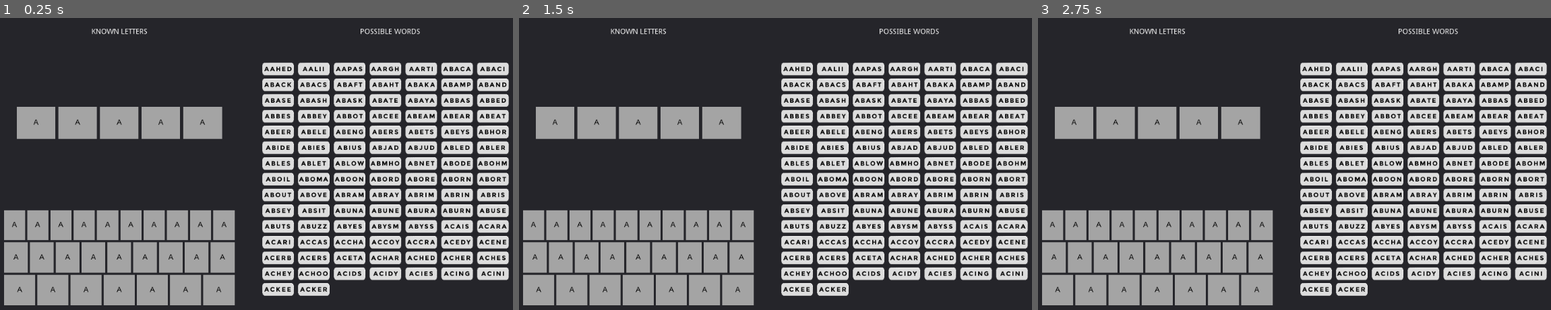
Above: before the commit, frames 1-3 (left to right).
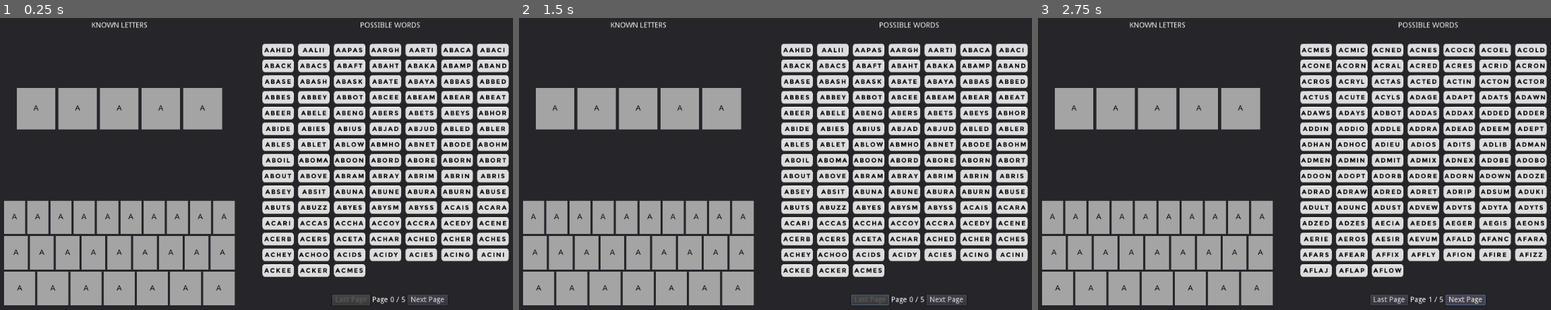
Above: after the commit, the same moments.

Repository: occultnix/WordleHelper
Game: Godot game, scene res://scenes/MAIN.tscn
The game is run twice, just before and just after one commit, with the same random seed, the same clock (stepped at 60 frames per second) and the same inputs.
Inputs (mouse positions are in pixels of both pictures, inside the frame that each line leads up to):
- Up to frame 1 (0.25 s): no input
- Up to frame 2 (1.5 s): click (944, 301) at 0.5 s, where only the run after the commit has a clickable "Next Page"; click (867, 301) at 1.25 s, where only the run after the commit has a clickable "Last Page"
- Up to frame 3 (2.75 s): click (1463, 301) at 2 s, where only the run after the commit has a clickable "Next Page"

The runs differ from the first frame. In frame 1, 35% of the frame differs, in the area x 0-100%, y 1-99%; in frame 2, 35%; in frame 3, 35%.

Commit message:
Add pagination to word list
Added pagination so all available words are accessible and browsable. Tweaked UI margins so UI elements don't resize based on visible words.

Diff:
--- a/Wordle Helper/scenes/MAIN.tscn
+++ b/Wordle Helper/scenes/MAIN.tscn
@@ -1,9 +1,10 @@
-[gd_scene load_steps=5 format=2]
+[gd_scene load_steps=6 format=2]
 
 [ext_resource path="res://scenes/letterbox.tscn" type="PackedScene" id=1]
 [ext_resource path="res://scripts/PossibleWords.gd" type="Script" id=2]
 [ext_resource path="res://scripts/MAIN.gd" type="Script" id=3]
 [ext_resource path="res://scripts/WordList.gd" type="Script" id=4]
+[ext_resource path="res://scripts/pagination.gd" type="Script" id=5]
 
 [node name="Control" type="Control"]
 anchor_right = 1.0
@@ -27,22 +28,22 @@
 
 [node name="LeftLabelMargins" type="MarginContainer" parent="MAIN UI/Left"]
 margin_right = 510.0
-margin_bottom = 86.0
-size_flags_horizontal = 3
-custom_constants/margin_top = 36
-custom_constants/margin_bottom = 36
+margin_bottom = 50.0
+size_flags_horizontal = 3
+custom_constants/margin_top = 24
+custom_constants/margin_bottom = 12
 
 [node name="LeftLabel" type="Label" parent="MAIN UI/Left/LeftLabelMargins"]
-margin_top = 36.0
-margin_right = 510.0
-margin_bottom = 50.0
+margin_top = 24.0
+margin_right = 510.0
+margin_bottom = 38.0
 text = "KNOWN LETTERS"
 align = 1
 
 [node name="LetterPositions" type="MarginContainer" parent="MAIN UI/Left"]
-margin_top = 90.0
-margin_right = 510.0
-margin_bottom = 343.0
+margin_top = 54.0
+margin_right = 510.0
+margin_bottom = 325.0
 size_flags_horizontal = 3
 size_flags_vertical = 3
 custom_constants/margin_right = 60
@@ -54,7 +55,7 @@
 margin_left = 60.0
 margin_top = 96.0
 margin_right = 450.0
-margin_bottom = 157.0
+margin_bottom = 175.0
 size_flags_horizontal = 3
 size_flags_vertical = 3
 custom_constants/separation = 6
@@ -62,40 +63,40 @@
 
 [node name="Position1" parent="MAIN UI/Left/LetterPositions/Letters" instance=ExtResource( 1 )]
 margin_right = 73.0
-margin_bottom = 61.0
+margin_bottom = 79.0
 size_flags_horizontal = 3
 size_flags_vertical = 3
 
 [node name="Position2" parent="MAIN UI/Left/LetterPositions/Letters" instance=ExtResource( 1 )]
 margin_left = 79.0
 margin_right = 152.0
-margin_bottom = 61.0
+margin_bottom = 79.0
 size_flags_horizontal = 3
 size_flags_vertical = 3
 
 [node name="Position3" parent="MAIN UI/Left/LetterPositions/Letters" instance=ExtResource( 1 )]
 margin_left = 158.0
 margin_right = 231.0
-margin_bottom = 61.0
+margin_bottom = 79.0
 size_flags_horizontal = 3
 size_flags_vertical = 3
 
 [node name="Position4" parent="MAIN UI/Left/LetterPositions/Letters" instance=ExtResource( 1 )]
 margin_left = 237.0
 margin_right = 310.0
-margin_bottom = 61.0
+margin_bottom = 79.0
 size_flags_horizontal = 3
 size_flags_vertical = 3
 
 [node name="Position5" parent="MAIN UI/Left/LetterPositions/Letters" instance=ExtResource( 1 )]
 margin_left = 316.0
 margin_right = 390.0
-margin_bottom = 61.0
+margin_bottom = 79.0
 size_flags_horizontal = 3
 size_flags_vertical = 3
 
 [node name="KeyboardMargins" type="MarginContainer" parent="MAIN UI/Left"]
-margin_top = 347.0
+margin_top = 329.0
 margin_right = 510.0
 margin_bottom = 600.0
 size_flags_horizontal = 3
@@ -109,206 +110,206 @@
 margin_left = 36.0
 margin_top = 36.0
 margin_right = 474.0
-margin_bottom = 217.0
+margin_bottom = 235.0
 size_flags_horizontal = 3
 size_flags_vertical = 3
 
 [node name="TopRow" type="HBoxContainer" parent="MAIN UI/Left/KeyboardMargins/Keyboard"]
 margin_right = 438.0
-margin_bottom = 57.0
+margin_bottom = 63.0
 size_flags_horizontal = 3
 size_flags_vertical = 3
 
 [node name="Q" parent="MAIN UI/Left/KeyboardMargins/Keyboard/TopRow" instance=ExtResource( 1 )]
 margin_right = 40.0
-margin_bottom = 57.0
+margin_bottom = 63.0
 size_flags_horizontal = 3
 size_flags_vertical = 3
 
 [node name="W" parent="MAIN UI/Left/KeyboardMargins/Keyboard/TopRow" instance=ExtResource( 1 )]
 margin_left = 44.0
 margin_right = 84.0
-margin_bottom = 57.0
+margin_bottom = 63.0
 size_flags_horizontal = 3
 size_flags_vertical = 3
 
 [node name="E" parent="MAIN UI/Left/KeyboardMargins/Keyboard/TopRow" instance=ExtResource( 1 )]
 margin_left = 88.0
 margin_right = 128.0
-margin_bottom = 57.0
+margin_bottom = 63.0
 size_flags_horizontal = 3
 size_flags_vertical = 3
 
 [node name="R" parent="MAIN UI/Left/KeyboardMargins/Keyboard/TopRow" instance=ExtResource( 1 )]
 margin_left = 132.0
 margin_right = 172.0
-margin_bottom = 57.0
+margin_bottom = 63.0
 size_flags_horizontal = 3
 size_flags_vertical = 3
 
 [node name="T" parent="MAIN UI/Left/KeyboardMargins/Keyboard/TopRow" instance=ExtResource( 1 )]
 margin_left = 176.0
 margin_right = 217.0
-margin_bottom = 57.0
+margin_bottom = 63.0
 size_flags_horizontal = 3
 size_flags_vertical = 3
 
 [node name="Y" parent="MAIN UI/Left/KeyboardMargins/Keyboard/TopRow" instance=ExtResource( 1 )]
 margin_left = 221.0
 margin_right = 261.0
-margin_bottom = 57.0
+margin_bottom = 63.0
 size_flags_horizontal = 3
 size_flags_vertical = 3
 
 [node name="U" parent="MAIN UI/Left/KeyboardMargins/Keyboard/TopRow" instance=ExtResource( 1 )]
 margin_left = 265.0
 margin_right = 305.0
-margin_bottom = 57.0
+margin_bottom = 63.0
 size_flags_horizontal = 3
 size_flags_vertical = 3
 
 [node name="I" parent="MAIN UI/Left/KeyboardMargins/Keyboard/TopRow" instance=ExtResource( 1 )]
 margin_left = 309.0
 margin_right = 349.0
-margin_bottom = 57.0
+margin_bottom = 63.0
 size_flags_horizontal = 3
 size_flags_vertical = 3
 
 [node name="O" parent="MAIN UI/Left/KeyboardMargins/Keyboard/TopRow" instance=ExtResource( 1 )]
 margin_left = 353.0
 margin_right = 393.0
-margin_bottom = 57.0
+margin_bottom = 63.0
 size_flags_horizontal = 3
 size_flags_vertical = 3
 
 [node name="P" parent="MAIN UI/Left/KeyboardMargins/Keyboard/TopRow" instance=ExtResource( 1 )]
 margin_left = 397.0
 margin_right = 438.0
-margin_bottom = 57.0
+margin_bottom = 63.0
 size_flags_horizontal = 3
 size_flags_vertical = 3
 
 [node name="MiddleRow" type="HBoxContainer" parent="MAIN UI/Left/KeyboardMargins/Keyboard"]
-margin_top = 61.0
-margin_right = 438.0
-margin_bottom = 119.0
+margin_top = 67.0
+margin_right = 438.0
+margin_bottom = 131.0
 size_flags_horizontal = 3
 size_flags_vertical = 3
 
 [node name="A" parent="MAIN UI/Left/KeyboardMargins/Keyboard/MiddleRow" instance=ExtResource( 1 )]
 margin_right = 45.0
-margin_bottom = 58.0
+margin_bottom = 64.0
 size_flags_horizontal = 3
 size_flags_vertical = 3
 
 [node name="S" parent="MAIN UI/Left/KeyboardMargins/Keyboard/MiddleRow" instance=ExtResource( 1 )]
 margin_left = 49.0
 margin_right = 94.0
-margin_bottom = 58.0
+margin_bottom = 64.0
 size_flags_horizontal = 3
 size_flags_vertical = 3
 
 [node name="D" parent="MAIN UI/Left/KeyboardMargins/Keyboard/MiddleRow" instance=ExtResource( 1 )]
 margin_left = 98.0
 margin_right = 143.0
-margin_bottom = 58.0
+margin_bottom = 64.0
 size_flags_horizontal = 3
 size_flags_vertical = 3
 
 [node name="F" parent="MAIN UI/Left/KeyboardMargins/Keyboard/MiddleRow" instance=ExtResource( 1 )]
 margin_left = 147.0
 margin_right = 192.0
-margin_bottom = 58.0
+margin_bottom = 64.0
 size_flags_horizontal = 3
 size_flags_vertical = 3
 
 [node name="G" parent="MAIN UI/Left/KeyboardMargins/Keyboard/MiddleRow" instance=ExtResource( 1 )]
 margin_left = 196.0
 margin_right = 241.0
-margin_bottom = 58.0
+margin_bottom = 64.0
 size_flags_horizontal = 3
 size_flags_vertical = 3
 
 [node name="H" parent="MAIN UI/Left/KeyboardMargins/Keyboard/MiddleRow" instance=ExtResource( 1 )]
 margin_left = 245.0
 margin_right = 290.0
-margin_bottom = 58.0
+margin_bottom = 64.0
 size_flags_horizontal = 3
 size_flags_vertical = 3
 
 [node name="J" parent="MAIN UI/Left/KeyboardMargins/Keyboard/MiddleRow" instance=ExtResource( 1 )]
 margin_left = 294.0
 margin_right = 339.0
-margin_bottom = 58.0
+margin_bottom = 64.0
 size_flags_horizontal = 3
 size_flags_vertical = 3
 
 [node name="K" parent="MAIN UI/Left/KeyboardMargins/Keyboard/MiddleRow" instance=ExtResource( 1 )]
 margin_left = 343.0
 margin_right = 388.0
-margin_bottom = 58.0
+margin_bottom = 64.0
 size_flags_horizontal = 3
 size_flags_vertical = 3
 
 [node name="L" parent="MAIN UI/Left/KeyboardMargins/Keyboard/MiddleRow" instance=ExtResource( 1 )]
 margin_left = 392.0
 margin_right = 438.0
-margin_bottom = 58.0
+margin_bottom = 64.0
 size_flags_horizontal = 3
 size_flags_vertical = 3
 
 [node name="BottomRow" type="HBoxContainer" parent="MAIN UI/Left/KeyboardMargins/Keyboard"]
-margin_top = 123.0
-margin_right = 438.0
-margin_bottom = 181.0
+margin_top = 135.0
+margin_right = 438.0
+margin_bottom = 199.0
 size_flags_horizontal = 3
 size_flags_vertical = 3
 
 [node name="Z" parent="MAIN UI/Left/KeyboardMargins/Keyboard/BottomRow" instance=ExtResource( 1 )]
 margin_right = 59.0
-margin_bottom = 58.0
+margin_bottom = 64.0
 size_flags_horizontal = 3
 size_flags_vertical = 3
 
 [node name="X" parent="MAIN UI/Left/KeyboardMargins/Keyboard/BottomRow" instance=ExtResource( 1 )]
 margin_left = 63.0
 margin_right = 122.0
-margin_bottom = 58.0
+margin_bottom = 64.0
 size_flags_horizontal = 3
 size_flags_vertical = 3
 
 [node name="C" parent="MAIN UI/Left/KeyboardMargins/Keyboard/BottomRow" instance=ExtResource( 1 )]
 margin_left = 126.0
 margin_right = 185.0
-margin_bottom = 58.0
+margin_bottom = 64.0
 size_flags_horizontal = 3
 size_flags_vertical = 3
 
 [node name="V" parent="MAIN UI/Left/KeyboardMargins/Keyboard/BottomRow" instance=ExtResource( 1 )]
 margin_left = 189.0
 margin_right = 248.0
-margin_bottom = 58.0
+margin_bottom = 64.0
 size_flags_horizontal = 3
 size_flags_vertical = 3
 
 [node name="B" parent="MAIN UI/Left/KeyboardMargins/Keyboard/BottomRow" instance=ExtResource( 1 )]
 margin_left = 252.0
 margin_right = 311.0
-margin_bottom = 58.0
+margin_bottom = 64.0
 size_flags_horizontal = 3
 size_flags_vertical = 3
 
 [node name="N" parent="MAIN UI/Left/KeyboardMargins/Keyboard/BottomRow" instance=ExtResource( 1 )]
 margin_left = 315.0
 margin_right = 374.0
-margin_bottom = 58.0
+margin_bottom = 64.0
 size_flags_horizontal = 3
 size_flags_vertical = 3
 
 [node name="M" parent="MAIN UI/Left/KeyboardMargins/Keyboard/BottomRow" instance=ExtResource( 1 )]
 margin_left = 378.0
 margin_right = 438.0
-margin_bottom = 58.0
+margin_bottom = 64.0
 size_flags_horizontal = 3
 size_flags_vertical = 3
 
@@ -321,22 +322,22 @@
 
 [node name="RightLabelMargins" type="MarginContainer" parent="MAIN UI/Right"]
 margin_right = 510.0
-margin_bottom = 86.0
-size_flags_horizontal = 3
-custom_constants/margin_top = 36
-custom_constants/margin_bottom = 36
+margin_bottom = 50.0
+size_flags_horizontal = 3
+custom_constants/margin_top = 24
+custom_constants/margin_bottom = 12
 
 [node name="RightLabel" type="Label" parent="MAIN UI/Right/RightLabelMargins"]
-margin_top = 36.0
-margin_right = 510.0
-margin_bottom = 50.0
+margin_top = 24.0
+margin_right = 510.0
+margin_bottom = 38.0
 text = "POSSIBLE WORDS"
 align = 1
 
 [node name="PossibleWords" type="MarginContainer" parent="MAIN UI/Right"]
-margin_top = 90.0
-margin_right = 510.0
-margin_bottom = 600.0
+margin_top = 54.0
+margin_right = 510.0
+margin_bottom = 528.0
 size_flags_vertical = 3
 custom_constants/margin_right = 36
 custom_constants/margin_top = 12
@@ -348,7 +349,45 @@
 margin_left = 12.0
 margin_top = 12.0
 margin_right = 474.0
-margin_bottom = 474.0
+margin_bottom = 438.0
+rect_min_size = Vector2( 0, 390 )
 custom_constants/vseparation = 30
 custom_constants/hseparation = 68
 script = ExtResource( 4 )
+
+[node name="Pagination" type="MarginContainer" parent="MAIN UI/Right"]
+margin_top = 532.0
+margin_right = 510.0
+margin_bottom = 600.0
+custom_constants/margin_top = 12
+custom_constants/margin_bottom = 36
+
+[node name="PagesOrganizer" type="HBoxContainer" parent="MAIN UI/Right/Pagination"]
+margin_top = 12.0
+margin_right = 510.0
+margin_bottom = 32.0
+alignment = 1
+script = ExtResource( 5 )
+
+[node name="LastPage" type="Button" parent="MAIN UI/Right/Pagination/PagesOrganizer"]
+margin_left = 145.0
+margin_right = 217.0
+margin_bottom = 20.0
+disabled = true
+text = "Last Page"
+
+[node name="Pages" type="Label" parent="MAIN UI/Right/Pagination/PagesOrganizer"]
+margin_left = 221.0
+margin_top = 3.0
+margin_right = 284.0
+margin_bottom = 17.0
+text = "Page 0 / 0"
+
+[node name="NextPage" type="Button" parent="MAIN UI/Right/Pagination/PagesOrganizer"]
+margin_left = 288.0
+margin_right = 364.0
+margin_bottom = 20.0
+text = "Next Page"
+
+[connection signal="pressed" from="MAIN UI/Right/Pagination/PagesOrganizer/LastPage" to="MAIN UI/Right/Pagination/PagesOrganizer" method="_on_LastPage_pressed"]
+[connection signal="pressed" from="MAIN UI/Right/Pagination/PagesOrganizer/NextPage" to="MAIN UI/Right/Pagination/PagesOrganizer" method="_on_NextPage_pressed"]
--- a/Wordle Helper/scripts/PossibleWords.gd
+++ b/Wordle Helper/scripts/PossibleWords.gd
@@ -19,5 +19,4 @@
 # Updates our list of potential solutions
 func update_possible_words():
 	# TODO: Update possible words
-	var shortlist = possible_words.slice(0, 99)
-	$WordList.update_words(shortlist)
+	$WordList.update_words(possible_words.slice(0,500))
--- a/Wordle Helper/scripts/WordList.gd
+++ b/Wordle Helper/scripts/WordList.gd
@@ -1,18 +1,20 @@
 extends HFlowContainer
+
+onready var pageslabel = $"../../Pagination/PagesOrganizer/Pages"
 
 var steps = 0
 var counter = 0
+var numpages
+var wordlist
 
 
 func update_words(words):
-	if words.size() < 100:
-		for word in words:
+	wordlist = words
+	if wordlist.size() < 100:
+		for word in wordlist:
 			create_wordbox(word)
 	else:
-		steps = get_steps(words.size(), 100)
-		# TODO: Add a "get more words" button that loads another 100
-		for word in words.slice(0,100):
-			create_wordbox(word)
+		pagination(wordlist)
 
 
 func create_wordbox(word):
@@ -22,8 +24,23 @@
 	$".".add_child(wordbox)
 
 
-func get_steps(size, step):
-	if size % step == 0:
-		return size / step
-	else:
-		return (size / step) + 1
+func pagination(wordlist):
+	steps = wordlist.size() / 100
+	numpages = steps
+	updatepagelabel()
+	fillpage()
+
+
+func emptypage():
+	var children = $".".get_children()
+	for child in children:
+		child.queue_free()
+
+
+func fillpage():
+	for word in wordlist.slice((counter * 100),((counter + 1) * 100)):
+		create_wordbox(word)
+
+
+func updatepagelabel():
+	pageslabel.text = "Page " + str(counter) + " / " + str(numpages)
--- /dev/null
+++ b/Wordle Helper/scripts/pagination.gd
@@ -0,0 +1,39 @@
+extends HBoxContainer
+
+onready var wordlist = $"../../PossibleWords/WordList"
+
+
+func _ready():
+	buttondisabled()
+
+
+func buttondisabled():
+	# Disable the "Last Page" button if we're on the first page
+	if wordlist.counter == 0:
+		$LastPage.disabled = true
+	else:
+		$LastPage.disabled = false
+	# Disable the "Next Page" button if we're on the last page
+	if wordlist.counter == wordlist.numpages:
+		$NextPage.disabled = true
+	else:
+		$NextPage.disabled = false
+
+
+# Advance a page and update variables to track that
+func _on_NextPage_pressed():
+	wordlist.emptypage()
+	wordlist.counter += 1
+	wordlist.steps -= 1
+	wordlist.updatepagelabel()
+	wordlist.fillpage()
+	buttondisabled()
+
+# Regress a page and update variables to track that
+func _on_LastPage_pressed():
+	wordlist.emptypage()
+	wordlist.counter -= 1
+	wordlist.steps += 1
+	wordlist.updatepagelabel()
+	wordlist.fillpage()
+	buttondisabled()
Not shown, changed: README.md
